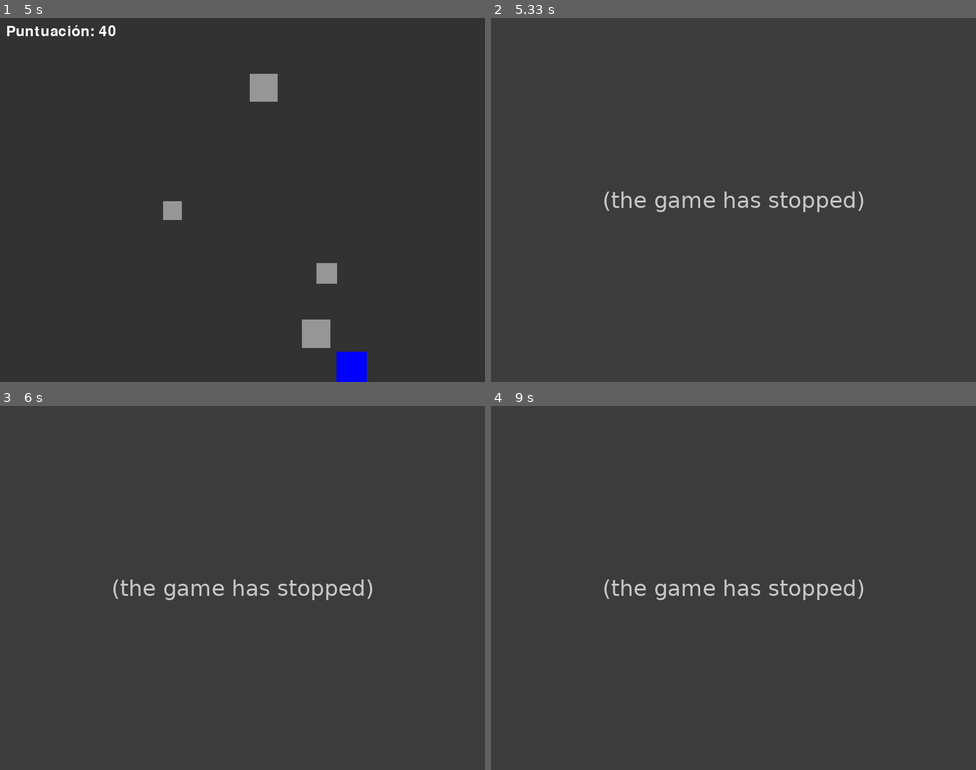
Above: before the commit, frames 1-4 (two rows, left to right).
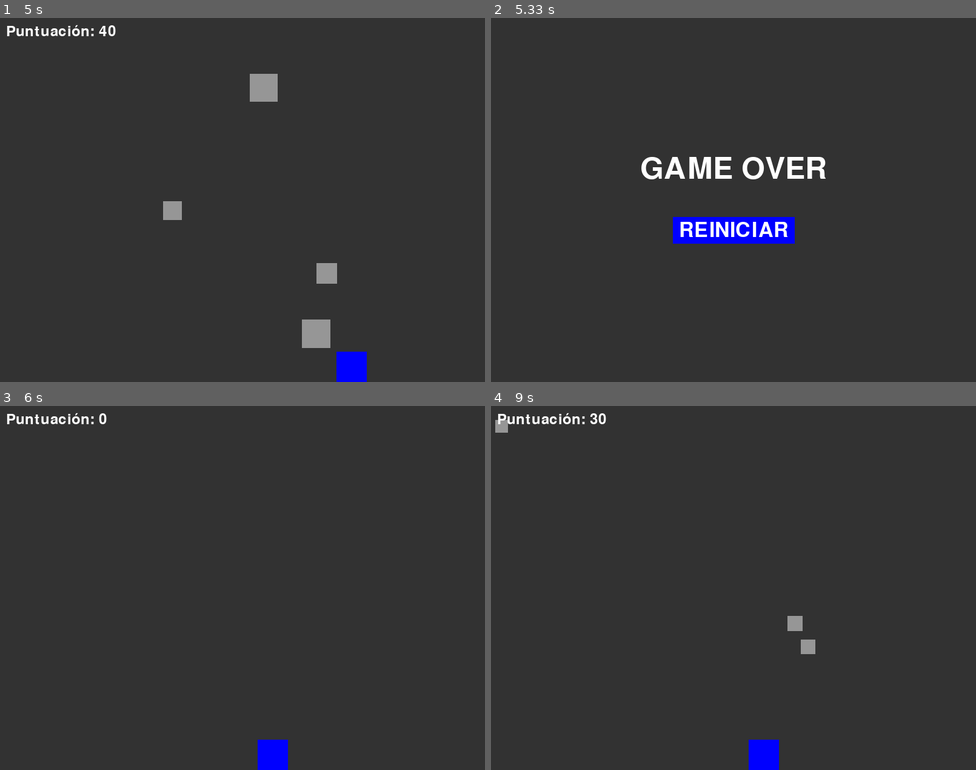
Above: after the commit, the same moments.

Repository: JonaaaDev/Curso
Game: pygame game, started from pygame/main.py
Two runs of this game, one before a commit and one after it. Both use one fixed random seed, a clock stepped at 60 frames per second and the inputs below.
Inputs (mouse positions are in pixels of both pictures, inside the frame that each line leads up to):
- Up to frame 1 (5 s): hold Right 0.33-0.8 s; hold Right 0.83-1.3 s; hold Left 1.33-1.87 s; hold Left 1.9-2.3 s; hold Right 2.33-2.97 s; hold Left 3-3.47 s; hold Right 3.5-3.97 s; hold Right 4-4.47 s; hold Left from 4.5 s (still down)
- Up to frame 2 (5.33 s): release Left at 5.03 s; hold Left from 5.07 s (still down)
- Up to frame 3 (6 s): release Left at 5.47 s; click "REINICIAR" at 5.55 s; hold Right from 5.83 s (still down); move the mouse to (116, 453) at 5.87 s
- Up to frame 4 (9 s): release Right at 6.47 s; hold Left 6.5-6.97 s; hold Right 7-7.47 s; hold Right 7.5-7.97 s; hold Left 8-8.53 s; hold Left 8.57-8.97 s

Frame 1 is identical in both runs. In frame 2, 3.8% of the frame differs, in the area x 23-77%, y 38-62%; in frame 3, 1.6%; in frame 4, 2.0%.
Before the commit the program exited at 5.08 s; later frames show no game.

Commit message:
feat: añadir botón de reiniciar en Game Over para pygame

Diff:
--- a/pygame/main.py
+++ b/pygame/main.py
@@ -18,13 +18,37 @@
 GREEN = (0, 255, 0)
 BLUE = (0, 0, 255)
 
+GAME_OVER_FONT = pygame.font.Font(None, 74)
+RESTART_FONT = pygame.font.Font(None, 50)
+
+PLAYING = 0
+GAME_OVER = 1
+game_state = PLAYING
+
 player = Player()
 all_sprites = pygame.sprite.Group()
 meteorites = pygame.sprite.Group()
-all_sprites.add(player)
 
 score = 0
 meteorite_timer = pygame.USEREVENT + 1
+
+def reset_game():
+    global player, all_sprites, meteorites, score, game_state
+
+    player.kill()
+    for sprite in all_sprites:
+        sprite.kill()
+
+    player = Player()
+    all_sprites = pygame.sprite.Group()
+    meteorites = pygame.sprite.Group()
+    all_sprites.add(player)
+
+    score = 0
+    game_state = PLAYING
+    pygame.time.set_timer(meteorite_timer, 1000)
+
+reset_game()
 pygame.time.set_timer(meteorite_timer, 1000)
 
 running = True
@@ -32,22 +56,42 @@
     for event in pygame.event.get():
         if event.type == pygame.QUIT:
             running = False
-        if event.type == meteorite_timer:
-            new_meteorite = Meteorite()
-            all_sprites.add(new_meteorite)
-            meteorites.add(new_meteorite)
-            score += 10
 
-    all_sprites.update()
+        if game_state == PLAYING:
+            if event.type == meteorite_timer:
+                new_meteorite = Meteorite()
+                all_sprites.add(new_meteorite)
+                meteorites.add(new_meteorite)
+                score += 10
+        elif game_state == GAME_OVER:
+            if event.type == pygame.MOUSEBUTTONDOWN:
+                mouse_pos = pygame.mouse.get_pos()
+                if restart_button_rect.collidepoint(mouse_pos):
+                    reset_game()
 
-    if pygame.sprite.spritecollideany(player, meteorites):
-        print("¡Game Over!")
-        running = False
+    if game_state == PLAYING:
+        all_sprites.update()
+
+        if pygame.sprite.spritecollideany(player, meteorites):
+            print("¡Game Over!")
+            game_state = GAME_OVER
+            pygame.time.set_timer(meteorite_timer, 0)
 
     draw_background(screen)
 
-    all_sprites.draw(screen)
-    display_score(screen, score)
+    if game_state == PLAYING:
+        all_sprites.draw(screen)
+        display_score(screen, score)
+    elif game_state == GAME_OVER:
+        game_over_text = GAME_OVER_FONT.render("GAME OVER", True, WHITE)
+        game_over_rect = game_over_text.get_rect(center=(SCREEN_WIDTH // 2, SCREEN_HEIGHT // 2 - 50))
+        screen.blit(game_over_text, game_over_rect)
+
+        restart_text = RESTART_FONT.render("REINICIAR", True, WHITE)
+        restart_button_rect = restart_text.get_rect(center=(SCREEN_WIDTH // 2, SCREEN_HEIGHT // 2 + 50))
+
+        pygame.draw.rect(screen, BLUE, restart_button_rect.inflate(20, 10))
+        screen.blit(restart_text, restart_button_rect)
 
     pygame.display.flip()
 
